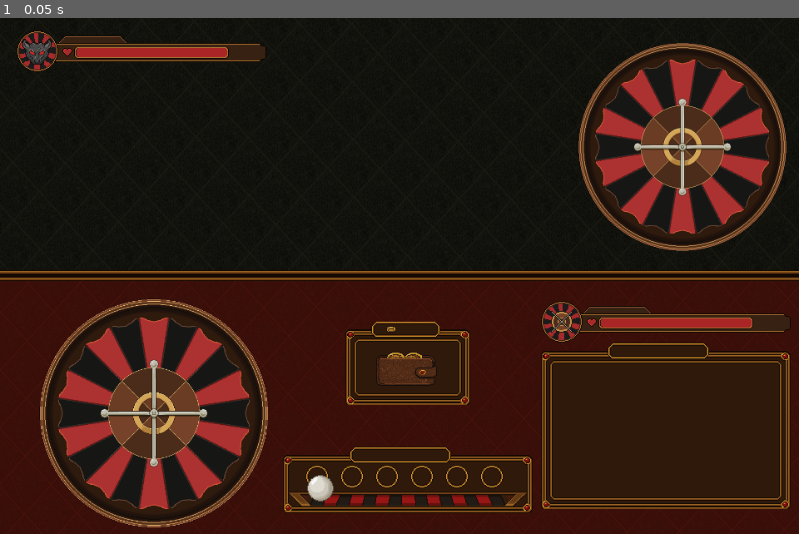
Above: before the commit, frame 1.
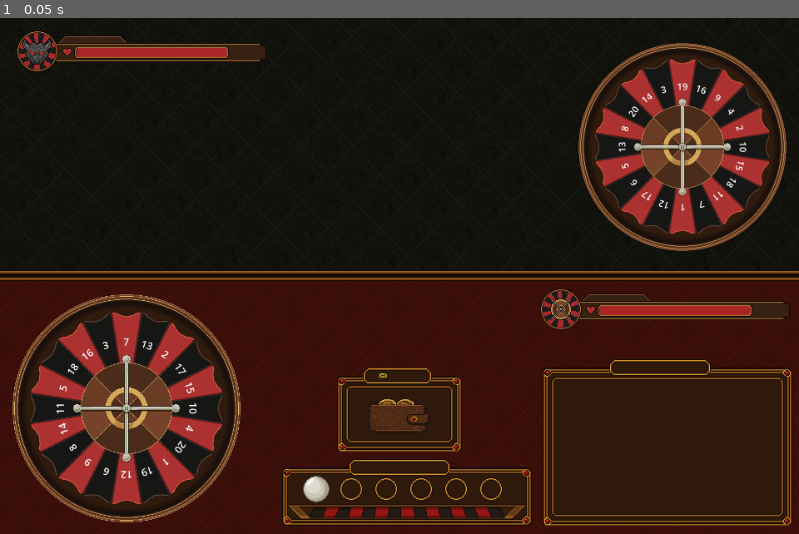
Above: after the commit, the same moment.

Repository: mgrass-dev/spin-it
Game: Godot game, scene res://scenes/main.tscn
The game is run twice, just before and just after one commit, with the same random seed, the same clock (stepped at 60 frames per second) and the same inputs.
Inputs:
- Up to frame 1 (0.05 s): no input

The runs differ from the first frame. In frame 1, 17% of the frame differs, in the area x 1-100%, y 12-99%.

Commit message:
feat: implement ball rolling mechanic with wheel hover detection
- Ball state machine (IDLE/HELD/ROLLING): wheel only spins when ball
  is dragged over it, allowing slot repositioning without triggering spin
- Ball orbits wheel_items track on release then lands on winning item;
  tween duration computed from spin speed to avoid acceleration jump
- Golden pulsing halo on wheel when ball is hovering above it
- Numbers 1-20 displayed on each wheel_item via Label (replaces _draw
  which was hidden behind the sprite)
- Ball stays on wheel after landing (no return to slot)
- Squish animation on landing; damage printed to console

Diff:
--- a/scenes/main.tscn
+++ b/scenes/main.tscn
@@ -19,13 +19,13 @@
 anchor_mode = 0
 
 [node name="EnemyBackground" type="Sprite2D" parent="." unique_id=200000001]
-position = Vector2(480, 150)
-scale = Vector2(1.0, 1.1)
+position = Vector2(480, 157.50002)
+scale = Vector2(1, 1.0500001)
 texture = ExtResource("3_enemy_bg")
 
 [node name="PlayerBackground" type="Sprite2D" parent="." unique_id=200000002]
-position = Vector2(480, 470)
-scale = Vector2(1.0, 1.1)
+position = Vector2(480, 462.5)
+scale = Vector2(1, 1.0500001)
 texture = ExtResource("4_player_bg")
 
 [node name="Separator" type="Sprite2D" parent="." unique_id=200000003]
@@ -41,25 +41,25 @@
 scale = Vector2(0.5, 0.5)
 
 [node name="PlayerWheel" parent="." unique_id=1552624772 instance=ExtResource("1_wheel")]
-position = Vector2(185, 475)
+position = Vector2(152, 468.99997)
 scale = Vector2(0.55, 0.55)
 
 [node name="PlayerHealthBar" type="Sprite2D" parent="." unique_id=200000006]
-position = Vector2(800, 365)
+position = Vector2(799, 350)
 texture = ExtResource("7_player_hp")
 
 [node name="HudWallet" type="Sprite2D" parent="." unique_id=200000007]
-position = Vector2(490, 415)
+position = Vector2(480, 471)
 texture = ExtResource("8_wallet")
 
 [node name="HudBall" type="Sprite2D" parent="." unique_id=200000008]
-position = Vector2(490, 555)
+position = Vector2(489, 570)
 texture = ExtResource("9_hud_ball")
 
 [node name="HudModifier" type="Sprite2D" parent="." unique_id=200000009]
-position = Vector2(800, 490)
+position = Vector2(802, 510)
 texture = ExtResource("10_modifier")
 
 [node name="Ball" parent="." unique_id=200000010 instance=ExtResource("2_ball")]
-position = Vector2(385, 565)
 z_index = 2
+position = Vector2(380, 566)
--- a/scripts/ball.gd
+++ b/scripts/ball.gd
@@ -3,25 +3,39 @@
 signal picked_up
 signal released(world_pos: Vector2)
 
-var _dragging := false
+enum State { IDLE, HELD, ROLLING }
+
+var _state := State.IDLE
 var _origin: Vector2
 var _click_offset: Vector2
 
 func _ready() -> void:
 	_origin = global_position
 
+func is_held() -> bool:
+	return _state == State.HELD
+
 func _input(event: InputEvent) -> void:
+	if _state == State.ROLLING:
+		return
+
 	if event is InputEventMouseButton and event.button_index == MOUSE_BUTTON_LEFT:
 		var mouse_pos := get_viewport().get_mouse_position()
-		if event.pressed and not _dragging:
+		if event.pressed and _state == State.IDLE:
 			if (mouse_pos - global_position).length() < 20.0:
-				_dragging = true
+				_state = State.HELD
 				_click_offset = global_position - mouse_pos
 				picked_up.emit()
-		elif not event.pressed and _dragging:
-			_dragging = false
+		elif not event.pressed and _state == State.HELD:
+			_state = State.IDLE
 			released.emit(global_position)
-			global_position = _origin
 
-	if event is InputEventMouseMotion and _dragging:
+	if event is InputEventMouseMotion and _state == State.HELD:
 		global_position = get_viewport().get_mouse_position() + _click_offset
+
+func start_rolling() -> void:
+	_state = State.ROLLING
+
+func return_to_slot() -> void:
+	_state = State.IDLE
+	global_position = _origin
--- a/scripts/main.gd
+++ b/scripts/main.gd
@@ -3,17 +3,81 @@
 @onready var player_wheel: Node2D = $PlayerWheel
 @onready var ball: Node2D = $Ball
 
-# Roue_fond.png is 500x500, so visual radius = 250px; PlayerWheel scale = 0.65
 const WHEEL_VISUAL_RADIUS := 250.0
+const BALL_APPROACH_DURATION := 0.5
+
+var _ball_over_wheel := false
+var _ball_rolling := false
+var _ball_offset_angle := 0.0
+var _ball_approach_start := Vector2.ZERO
+var _ball_approach_time := 0.0
 
 func _ready() -> void:
 	ball.picked_up.connect(_on_ball_picked_up)
 	ball.released.connect(_on_ball_released)
+	player_wheel.spin_completed.connect(_on_spin_completed)
+
+func _process(delta: float) -> void:
+	if ball.is_held():
+		var ball_pos: Vector2 = ball.global_position
+		var dist: float = (ball_pos - player_wheel.global_position).length()
+		var is_over: bool = dist <= WHEEL_VISUAL_RADIUS * player_wheel.scale.x
+
+		if is_over and not _ball_over_wheel:
+			_ball_over_wheel = true
+			player_wheel.start_spinning()
+			player_wheel.set_highlight(true)
+		elif not is_over and _ball_over_wheel:
+			_ball_over_wheel = false
+			player_wheel.stop_spinning()
+			player_wheel.set_highlight(false)
+
+	if _ball_rolling:
+		var spin_r: float = player_wheel.get_spinning_rotation()
+		var radius: float = player_wheel.get_item_world_radius()
+		var target_pos: Vector2 = player_wheel.global_position + \
+			Vector2(cos(spin_r + _ball_offset_angle), sin(spin_r + _ball_offset_angle)) * radius
+
+		if _ball_approach_time > 0.0:
+			_ball_approach_time -= delta
+			var t: float = clamp(1.0 - _ball_approach_time / BALL_APPROACH_DURATION, 0.0, 1.0)
+			ball.global_position = _ball_approach_start.lerp(target_pos, t)
+		else:
+			ball.global_position = target_pos
 
 func _on_ball_picked_up() -> void:
-	player_wheel.start_spinning()
+	pass
 
-func _on_ball_released(world_pos: Vector2) -> void:
-	var dist: float = (world_pos - player_wheel.global_position).length()
-	if dist <= WHEEL_VISUAL_RADIUS * player_wheel.scale.x:
-		player_wheel.stop_on_random_item()
+func _on_ball_released(_world_pos: Vector2) -> void:
+	if _ball_over_wheel:
+		_ball_over_wheel = false
+		player_wheel.set_highlight(false)
+		_launch_ball_on_wheel()
+	else:
+		player_wheel.stop_spinning()
+		ball.return_to_slot()
+
+func _launch_ball_on_wheel() -> void:
+	var spin_info: Dictionary = player_wheel.stop_on_random_item()
+	if spin_info.is_empty():
+		ball.return_to_slot()
+		return
+
+	var target_r: float = float(spin_info["target_r"])
+
+	# Offset so ball ends at world angle -PI/2 (the pointer/top) when spinning_part
+	# reaches target_r — which is exactly where the winning wheel_item will be.
+	_ball_offset_angle = -PI / 2.0 - target_r
+	_ball_approach_start = ball.global_position
+	_ball_approach_time = BALL_APPROACH_DURATION
+
+	ball.start_rolling()
+	_ball_rolling = true
+
+func _on_spin_completed(item: WheelItem) -> void:
+	_ball_rolling = false
+	# Small squish to signal the ball landing on the item
+	var tween := create_tween()
+	tween.tween_property(ball, "scale", Vector2(1.3, 0.7), 0.08)
+	tween.tween_property(ball, "scale", Vector2(1.0, 1.0), 0.15).set_ease(Tween.EASE_OUT)
+	print("Bille sur: %d → %d dégâts infligés à l'ennemi" % [item.modifier, item.modifier])
--- a/scripts/wheel.gd
+++ b/scripts/wheel.gd
@@ -2,27 +2,50 @@
 
 const WHEEL_ITEM_SCENE = preload("res://scenes/wheel_item.tscn")
 
-@export var min_spins: float = 3.0
-@export var max_spins: float = 6.0
-@export var spin_duration: float = 3.0
+@export var spin_duration: float = 5.0
 @export var item_count: int = 20
 @export var item_radius: float = 145.0
 
 @onready var _spinning_part: Node2D = $SpinningPart
 
 var _tween: Tween
+var _halo_tween: Tween
+var _spin_speed: float = 0.0
+var _halo: Line2D
+
+signal spin_completed(item: WheelItem)
 
 func _ready() -> void:
+	_setup_halo()
 	_setup_items()
 
+func _process(delta: float) -> void:
+	if _spin_speed != 0.0:
+		_spinning_part.rotation += _spin_speed * delta
+
+func _setup_halo() -> void:
+	_halo = Line2D.new()
+	_halo.width = 14.0
+	_halo.default_color = Color(1.0, 0.85, 0.2, 0.9)
+	_halo.z_index = 10
+	var segments: int = 64
+	var radius: float = 265.0
+	var points := PackedVector2Array()
+	for i in segments + 1:
+		var angle: float = i * TAU / segments
+		points.append(Vector2(cos(angle), sin(angle)) * radius)
+	_halo.points = points
+	_halo.visible = false
+	add_child(_halo)
+
 func _setup_items() -> void:
-	var angle_step = TAU / item_count
-	var values = range(item_count)
+	var angle_step: float = TAU / item_count
+	var values: Array = Array(range(1, item_count + 1))
 	values.shuffle()
 
 	for i in item_count:
 		var item: WheelItem = WHEEL_ITEM_SCENE.instantiate()
-		var angle = i * angle_step
+		var angle: float = i * angle_step
 		item.position = Vector2(cos(angle), sin(angle)) * item_radius
 		item.rotation = angle + PI / 2
 		item.z_index = 1
@@ -33,15 +56,16 @@
 func start_spinning() -> void:
 	if _tween and _tween.is_valid():
 		_tween.kill()
-	var speed := max_spins / spin_duration
-	var spin_count := 30.0
-	_tween = create_tween()
-	_tween.tween_property(_spinning_part, "rotation",
-		_spinning_part.rotation + TAU * spin_count,
-		spin_count / speed)\
-		.set_trans(Tween.TRANS_LINEAR)
+	_spin_speed = TAU * 1.5
 
-func stop_on_random_item() -> void:
+func stop_spinning() -> void:
+	_spin_speed = 0.0
+	if _tween and _tween.is_valid():
+		_tween.kill()
+
+func stop_on_random_item() -> Dictionary:
+	var current_speed: float = _spin_speed
+	_spin_speed = 0.0
 	if _tween and _tween.is_valid():
 		_tween.kill()
 
@@ -50,18 +74,51 @@
 		if child is WheelItem:
 			items.append(child)
 	if items.is_empty():
-		return
+		return {}
 
 	var target: WheelItem = items[randi() % items.size()]
-	var item_angle := target.position.angle()
+	var item_angle: float = target.position.angle()
 
-	# Align target item to the top pointer (-PI/2 in Godot's Y-down system)
-	var base := -PI / 2.0 - item_angle
-	var current_r := _spinning_part.rotation
-	var n := ceili((current_r + TAU - base) / TAU)
-	var target_r := base + n * TAU
+	var base: float = -PI / 2.0 - item_angle
+	var current_r: float = _spinning_part.rotation
+	# Ensure at least 3 full extra rotations before stopping
+	var n: int = ceili((current_r + 3.0 * TAU - base) / TAU)
+	var target_r: float = base + n * TAU
+	var distance: float = target_r - current_r
+
+	# Match initial tween velocity to current spin speed to avoid acceleration jump.
+	# For CUBIC EASE_OUT the initial velocity = 3 * distance / duration.
+	var computed_duration: float
+	if current_speed > 0.1:
+		computed_duration = clamp(3.0 * distance / current_speed, 3.0, 10.0)
+	else:
+		computed_duration = spin_duration
 
 	_tween = create_tween()
-	_tween.tween_property(_spinning_part, "rotation", target_r, spin_duration)\
-		.set_trans(Tween.TRANS_CUBIC)\
+	_tween.tween_property(_spinning_part, "rotation", target_r, computed_duration) \
+		.set_trans(Tween.TRANS_CUBIC) \
 		.set_ease(Tween.EASE_OUT)
+	_tween.finished.connect(func(): spin_completed.emit(target))
+
+	return {
+		"item": target,
+		"target_r": target_r,
+		"initial_r": current_r,
+	}
+
+func set_highlight(enabled: bool) -> void:
+	_halo.visible = enabled
+	if _halo_tween and _halo_tween.is_valid():
+		_halo_tween.kill()
+	if enabled:
+		_halo_tween = create_tween().set_loops()
+		_halo_tween.tween_property(_halo, "modulate:a", 0.25, 0.5)
+		_halo_tween.tween_property(_halo, "modulate:a", 1.0, 0.5)
+	else:
+		_halo.modulate.a = 1.0
+
+func get_item_world_radius() -> float:
+	return item_radius * scale.x
+
+func get_spinning_rotation() -> float:
+	return _spinning_part.rotation
--- a/scripts/wheel_item.gd
+++ b/scripts/wheel_item.gd
@@ -9,8 +9,11 @@
 		if is_node_ready():
 			_update_sprite()
 
-# 0 = no effect; max value to be defined when the Modifier scene is built
-@export var modifier: int = 0
+@export var modifier: int = 0:
+	set(value):
+		modifier = value
+		if is_node_ready() and _label != null:
+			_label.text = str(modifier)
 
 signal ball_hit(item: Area2D)
 
@@ -20,10 +23,20 @@
 }
 
 @onready var _sprite: Sprite2D = $Sprite2D
+var _label: Label
 
 func _ready() -> void:
 	_update_sprite()
 	body_entered.connect(_on_body_entered)
+	_label = Label.new()
+	_label.text = str(modifier)
+	_label.add_theme_font_size_override("font_size", 22)
+	_label.horizontal_alignment = HORIZONTAL_ALIGNMENT_CENTER
+	_label.vertical_alignment = VERTICAL_ALIGNMENT_CENTER
+	_label.set_size(Vector2(64.0, 40.0))
+	_label.position = Vector2(-32.0, -20.0)
+	_label.z_index = 1
+	add_child(_label)
 
 func _update_sprite() -> void:
 	_sprite.texture = TEXTURES[slot_color]
Not shown: 1 places in scenes/main.tscn that only renumber resources
